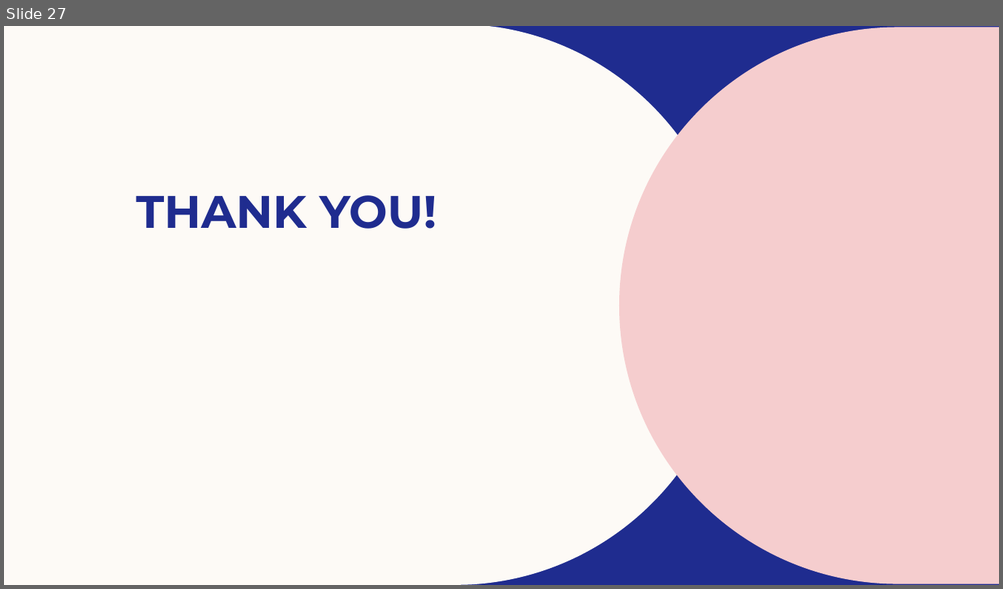
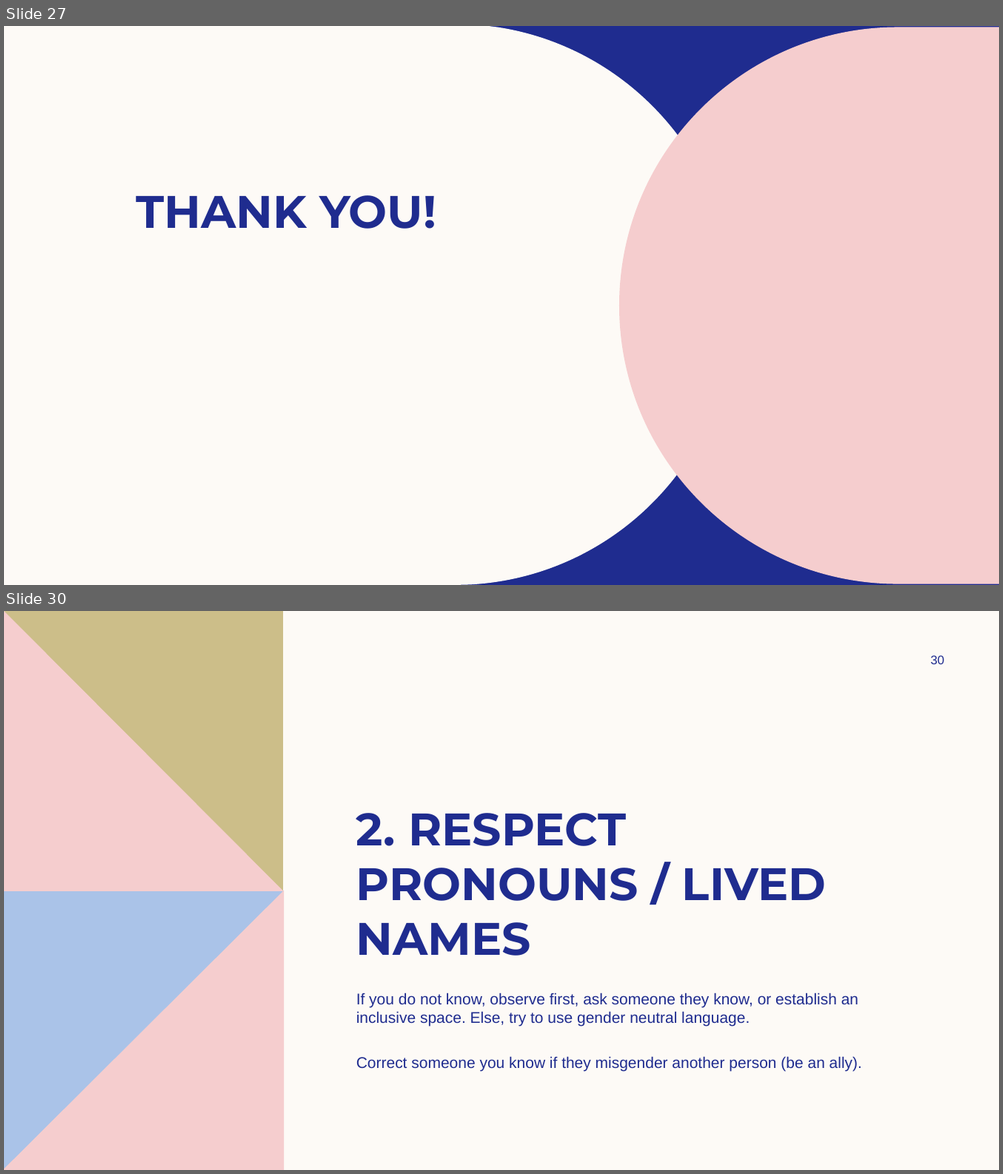
Before and after one commit to InterstellarMist/VIP-Workshop-2024, a slide deck: Gender Sensitivity Training/SOGIESC Workshop.pptx. Shown one above the other, each under a label of ours: slide 27 before the commit, slides 27 and 30 after it; the slides between them are not shown. The pictures are 1003x589 and 1003x1174 pixels, drawn with LibreOffice and Linux fonts; fonts in the diff are those of the drawing; background and template pictures are left out. Boxes give left, top, right and bottom in pixels: in the first picture for what was removed or moved away, otherwise in the second. Text is boxed around its words. In the diff, an @@ line names an element or a change of style, - is before the commit and + after.

Commit message:
edited slides

```diff
--- a/Gender Sensitivity Training/SOGIESC Workshop.pptx
+++ b/Gender Sensitivity Training/SOGIESC Workshop.pptx
@@ slide 30 added at <box>4,611,999,1170</box>, background #FDFAF6 @@
@@ freeform shape added at <box>4,611,283,891</box>, fill #CCBE89 @@
@@ freeform shape added at <box>4,611,283,891</box>, fill #F5CDCE @@
@@ page number added at <box>930,655,945,664</box>, 12 pt, text #1F2C8F @@
+30
@@ title added at <box>356,813,825,956</box>, 44 pt, text #1F2C8F, bold @@
+2. RESPECT PRONOUNS / LIVED NAMES
@@ freeform shape added at <box>4,891,284,1170</box>, fill #AAC3E8 @@
@@ freeform shape added at <box>4,891,284,1170</box>, fill #F5CDCE @@
@@ text added at <box>356,993,862,1071</box>, 15 pt, text #1F2C8F @@
+If you do not know, observe first, ask someone they know, or establish an inclusive space. Else, try to use gender neutral language.
+Correct someone you know if they misgender another person (be an ally).
```
Also in this commit, not shown: 8 other slides added.
